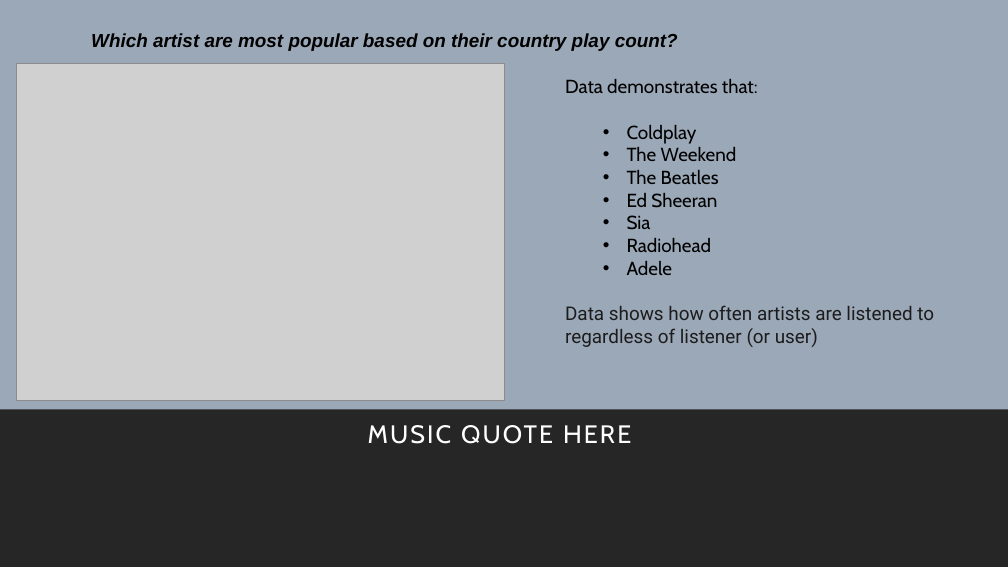
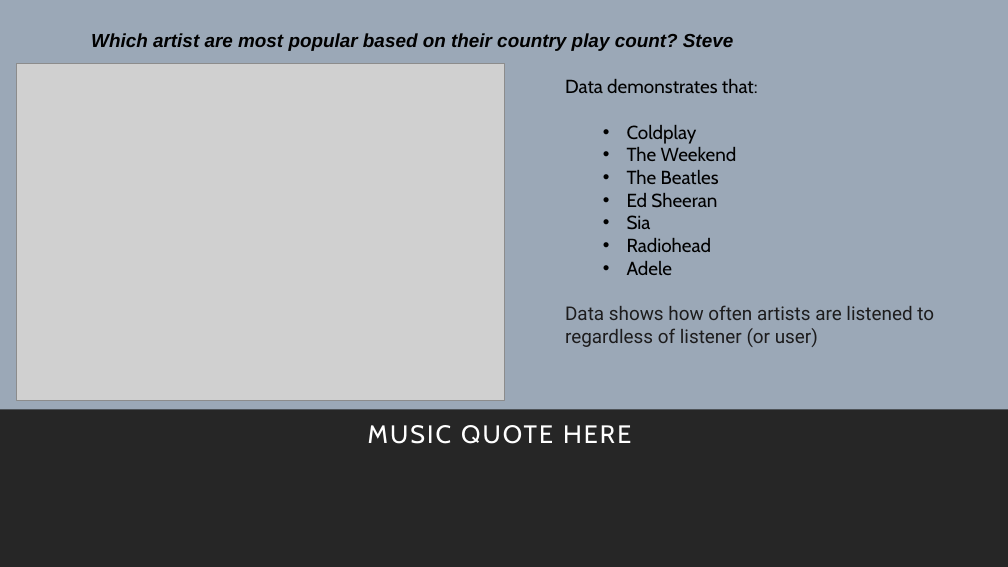
Before and after one commit to kidik425/07-Project_1, a slide deck: slide 5 of The Eff {Strings} Project 1 Demo.pptx. Drawn at 1008x567 pixels with LibreOffice and Linux fonts; fonts in the diff are those of the drawing; grey boxes stand for pictures. Boxes give left, top, right and bottom in pixels: in the first picture for what was removed or moved away, otherwise in the second. Text is boxed around its words. In the diff, an @@ line names an element or a change of style, - is before the commit and + after.

```diff
--- a/The Eff {Strings} Project 1 Demo.pptx
+++ b/The Eff {Strings} Project 1 Demo.pptx
@@ text at [91, 33, 733, 51]: text changed @@
-Which artist are most popular based on their country play count?
+Which artist are most popular based on their country play count? Steve
```
Also in this commit, not shown: 4 other slides changed, 1 slide added, 2 slides removed, 3 other files.
